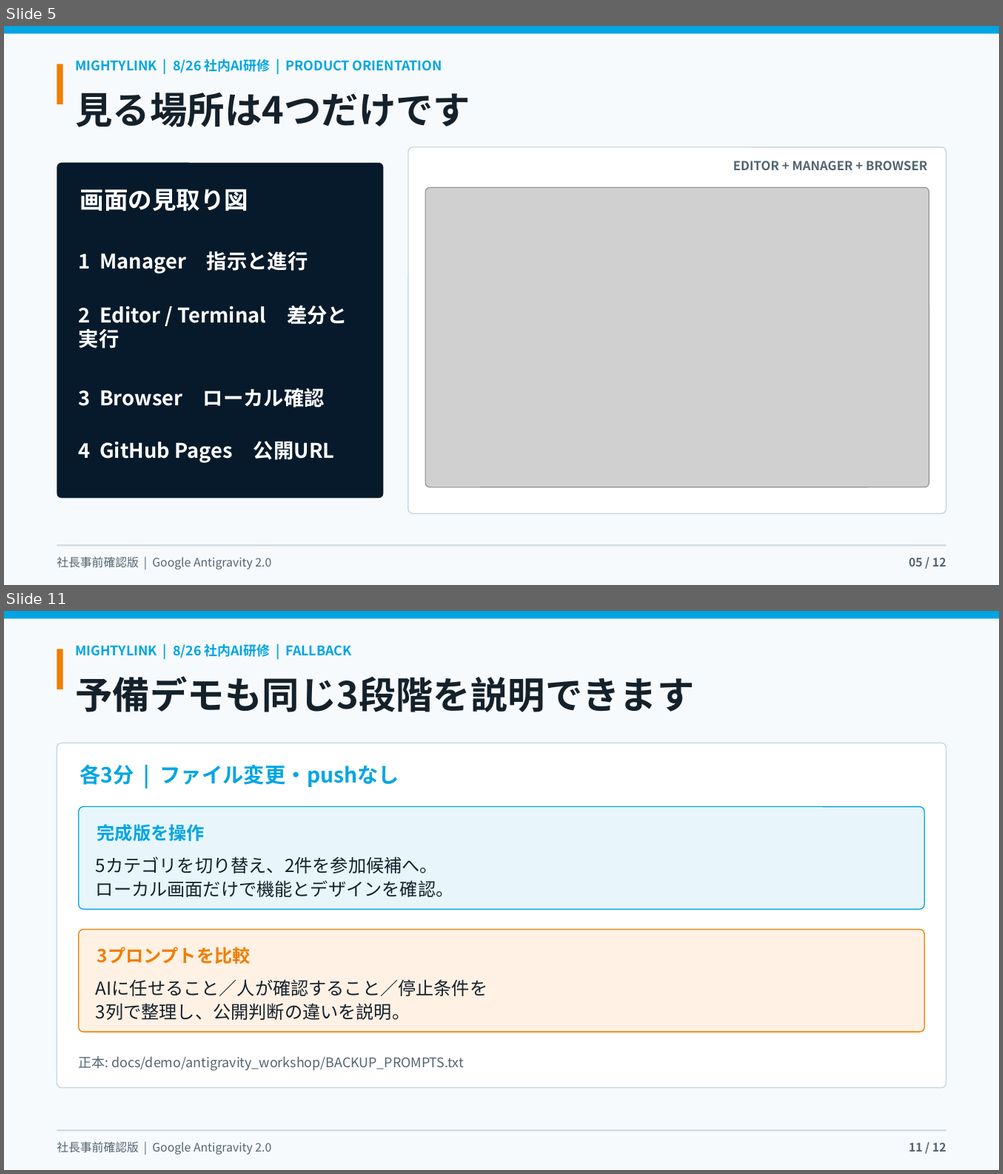
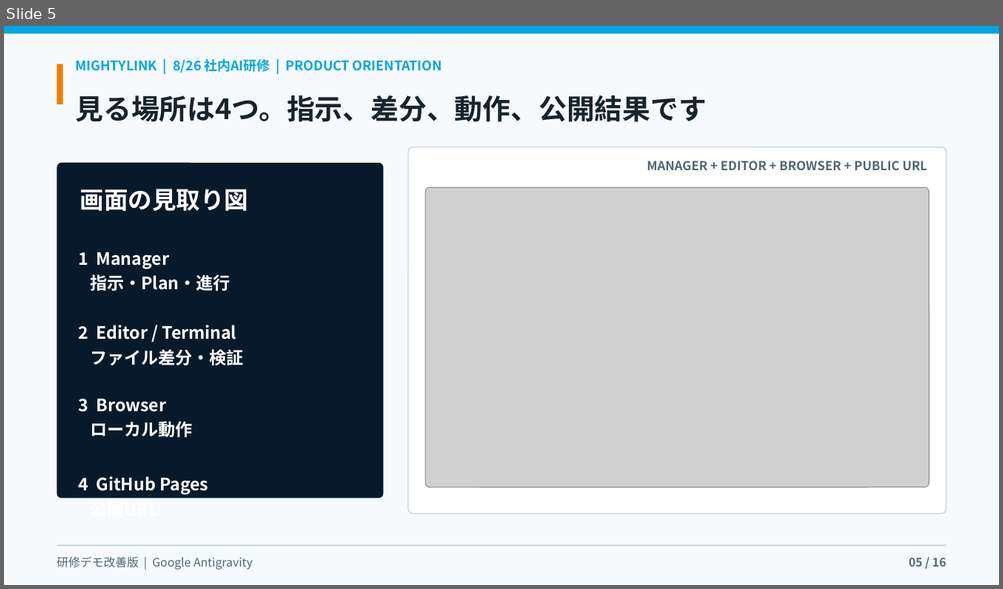
Before and after one commit to kanta13jp1/mighty-link-ai-connect, a slide deck: exports/mighty_skill_bridge_antigravity_user_guide_2026.pptx. Shown one above the other, each under a label of ours: slides 5 and 11 before the commit, slide 5 after it; the slides between them are not shown. The pictures are 1003x1174 and 1003x589 pixels, drawn with LibreOffice and Linux fonts; fonts in the diff are those of the drawing; grey boxes stand for pictures; background and template pictures are left out. Boxes give left, top, right and bottom in pixels: in the first picture for what was removed or moved away, otherwise in the second. Text is boxed around its words. In the diff, an @@ line names an element or a change of style, - is before the commit and + after.

Commit message:
feat: expand Antigravity workshop with skills workflow

```diff
--- a/exports/mighty_skill_bridge_antigravity_user_guide_2026.pptx
+++ b/exports/mighty_skill_bridge_antigravity_user_guide_2026.pptx
@@ slide 11 removed at box(4, 611, 999, 1170), background #F7FAFC @@
@@ rectangle removed at box(4, 611, 999, 618) @@
@@ rectangle removed at box(57, 649, 63, 689) @@
@@ text removed at box(76, 644, 352, 658) @@
-MIGHTYLINK | 8/26 社内AI研修 | FALLBACK
@@ text removed at box(76, 676, 694, 712) @@
-予備デモも同じ3段階を説明できます
@@ rounded rectangle removed at box(57, 743, 946, 1088) @@
-各3分 | ファイル変更・pushなし
@@ rounded rectangle removed at box(79, 806, 924, 909) @@
-完成版を操作
@@ text removed at box(96, 857, 454, 897) @@
-5カテゴリを切り替え、2件を参加候補へ。
-ローカル画面だけで機能とデザインを確認。
@@ rounded rectangle removed at box(79, 930, 924, 1033) @@
-3プロンプトを比較
@@ text removed at box(96, 980, 487, 1020) @@
-AIに任せること／人が確認すること／停止条件を
-3列で整理し、公開判断の違いを説明。
@@ text removed at box(79, 1056, 464, 1071) @@
-正本: docs/demo/antigravity_workshop/BACKUP_PROMPTS.txt
@@ text removed at box(57, 1142, 271, 1155) @@
-社長事前確認版 | Google Antigravity 2.0
@@ rectangle removed at box(57, 1130, 946, 1132) @@
@@ text removed at box(908, 1143, 946, 1152) @@
-11 / 12
@@ slide 5 changed as well @@
@@ text at box(76, 96, 706, 122): text changed; size 36 to 27 pt; text colour #14212B to #17242B @@
-見る場所は4つだけです
+見る場所は4つ。指示、差分、動作、公開結果です
@@ text in rounded rectangle at box(646, 161, 928, 170): text changed @@
-EDITOR + MANAGER + BROWSER
+MANAGER + EDITOR + BROWSER + PUBLIC URL
@@ text at box(79, 252, 243, 521): text changed; size 19.5 to 16.5 pt @@
-1 Manager 指示と進行
-2 Editor / Terminal 差分と実行
-3 Browser ローカル確認
-4 GitHub Pages 公開URL
+1 Manager
+指示・Plan・進行
+2 Editor / Terminal
+ファイル差分・検証
+3 Browser
+ローカル動作
+4 GitHub Pages
+公開URL
@@ text at box(57, 557, 253, 570): text changed @@
-社長事前確認版 | Google Antigravity 2.0
+研修デモ改善版 | Google Antigravity
@@ text at box(908, 558, 946, 567): text changed @@
-05 / 12
+05 / 16
```
Also in this commit, not shown: 9 other slides changed, 6 slides added, 1 other slide removed, 23 other files.
